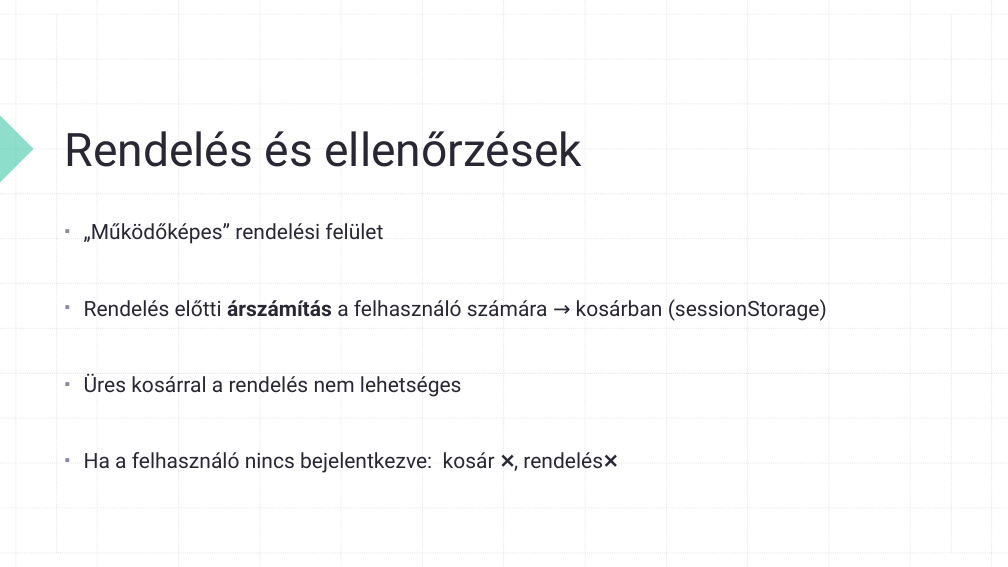
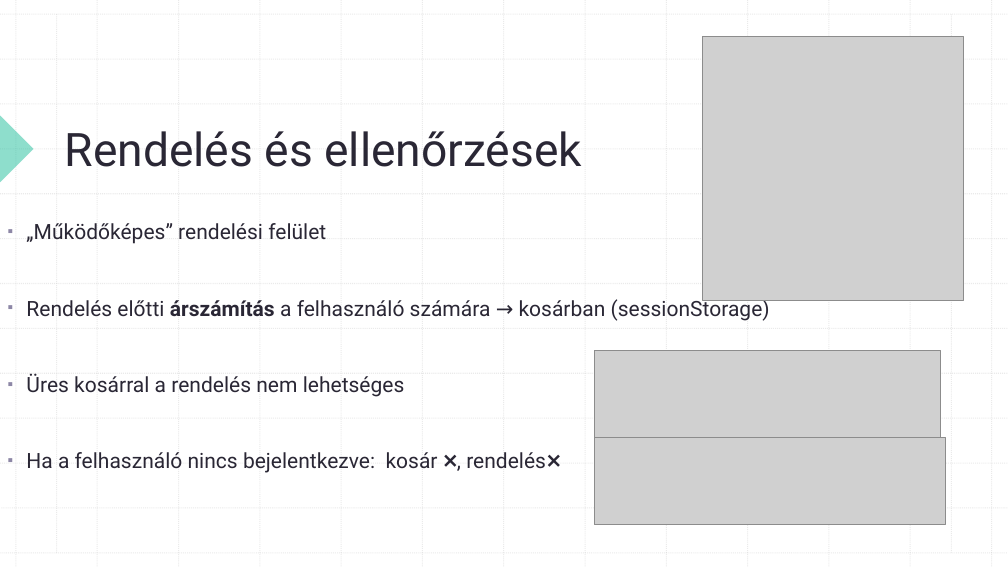
Before and after one commit to c1gyoden/pizzeria, a slide deck: slide 4 of Pizzeria bemutato [Gyovai Denisz, Nagy Marcell].pptx. Drawn at 1008x567 pixels with LibreOffice and Linux fonts; fonts in the diff are those of the drawing; grey boxes stand for pictures. Boxes give left, top, right and bottom in pixels: in the first picture for what was removed or moved away, otherwise in the second. Text is boxed around its words. In the diff, an @@ line names an element or a change of style, - is before the commit and + after.

```diff
--- a/Pizzeria bemutato [Gyovai Denisz, Nagy Marcell].pptx
+++ b/Pizzeria bemutato [Gyovai Denisz, Nagy Marcell].pptx
@@ picture added at [702, 37, 963, 301] @@
@@ text "„Működőképes” rendelési felület": place and size @@
-text "„Működőképes” rendelési felület" at [84, 223, 827, 473]
+text "„Működőképes” rendelési felület" at [26, 223, 770, 473]
@@ picture added at [594, 350, 941, 438] @@
@@ picture added at [594, 438, 946, 526] @@
```
Also in this commit, not shown: 4 other slides changed.
